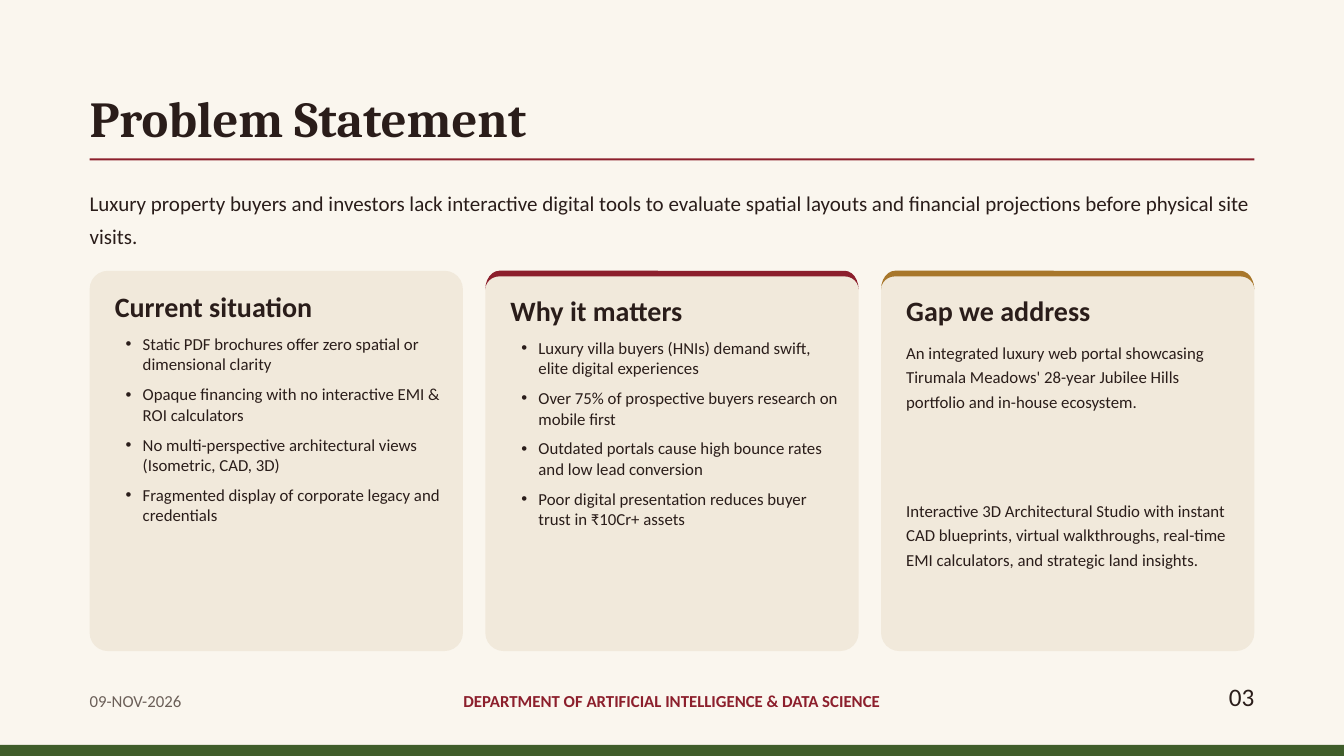
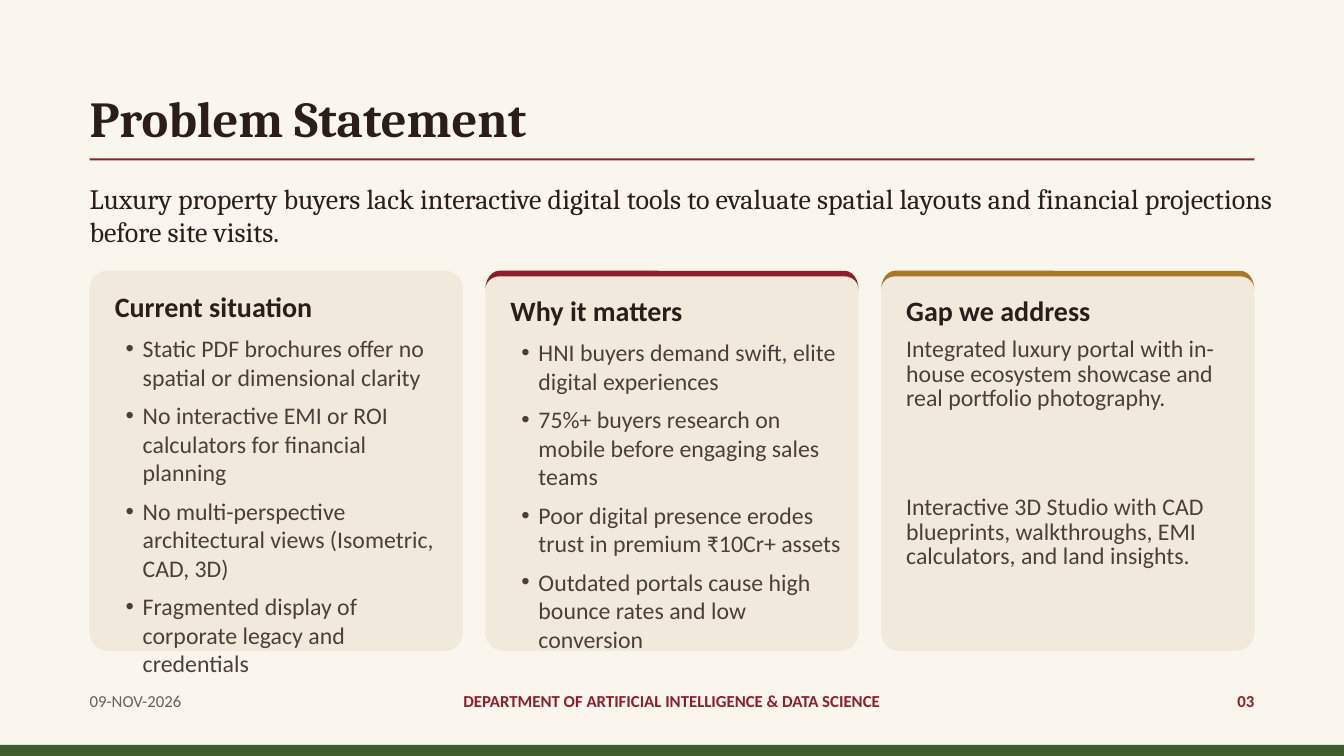
Before and after one commit to vroom0456/tirumala_meadows, a slide deck: slide 3 of Tirumala_Meadows_Internship_Presentation.pptx. Drawn at 1344x756 pixels with LibreOffice and Linux fonts; fonts in the diff are those of the drawing. Boxes give left, top, right and bottom in pixels: in the first picture for what was removed or moved away, otherwise in the second. Text is boxed around its words. In the diff, an @@ line names an element or a change of style, - is before the commit and + after.

```diff
--- a/Tirumala_Meadows_Internship_Presentation.pptx
+++ b/Tirumala_Meadows_Internship_Presentation.pptx
@@ text at (x1=90, y1=189, x2=1272, y2=243): text changed; size 15 to 20 pt; font Calibri to Cambria @@
-Luxury property buyers and investors lack interactive digital tools to evaluate spatial layouts and financial projections before physical site visits.
+Luxury property buyers lack interactive digital tools to evaluate spatial layouts and financial projections before site visits.
@@ text at (x1=143, y1=340, x2=424, y2=485): text changed; size 12 to 17 pt; text colour #2A1D1A to #4A3F3A @@
-• Static PDF brochures offer zero spatial or dimensional clarity
-• Opaque financing with no interactive EMI & ROI calculators
+• Static PDF brochures offer no spatial or dimensional clarity
+• No interactive EMI or ROI calculators for financial planning
@@ text at (x1=538, y1=344, x2=840, y2=648): text changed; size 12 to 17 pt; text colour #2A1D1A to #4A3F3A @@
-• Luxury villa buyers (HNIs) demand swift, elite digital experiences
-• Over 75% of prospective buyers research on mobile first
-• Outdated portals cause high bounce rates and low lead conversion
-• Poor digital presentation reduces buyer trust in ₹10Cr+ assets
+• HNI buyers demand swift, elite digital experiences
+• 75%+ buyers research on mobile before engaging sales teams
+• Poor digital presence erodes trust in premium ₹10Cr+ assets
+• Outdated portals cause high bounce rates and low conversion
@@ text at (x1=906, y1=340, x2=1214, y2=410): text changed; size 12 to 17 pt; text colour #2A1D1A to #4A3F3A @@
-An integrated luxury web portal showcasing Tirumala Meadows' 28-year Jubilee Hills portfolio and in-house ecosystem.
+Integrated luxury portal with in-house ecosystem showcase and real portfolio photography.
@@ text at (x1=143, y1=503, x2=434, y2=672): size 12 to 17 pt, text colour #2A1D1A to #4A3F3A in "No multi-perspective architectural views (Isometric, CAD, 3D ...", "Fragmented display of corporate legacy and credentials" @@
@@ text at (x1=906, y1=498, x2=1203, y2=568): text changed; size 12 to 17 pt; text colour #2A1D1A to #4A3F3A @@
-Interactive 3D Architectural Studio with instant CAD blueprints, virtual walkthroughs, real-time EMI calculators, and strategic land insights.
+Interactive 3D Studio with CAD blueprints, walkthroughs, EMI calculators, and land insights.
@@ text "03" at (x1=1237, y1=696, x2=1254, y2=707): size 18 to 12 pt, text colour #2A1D1A to #8C1F2C, bold on @@
```
Also in this commit, not shown: 7 other slides changed, 1 other file.
